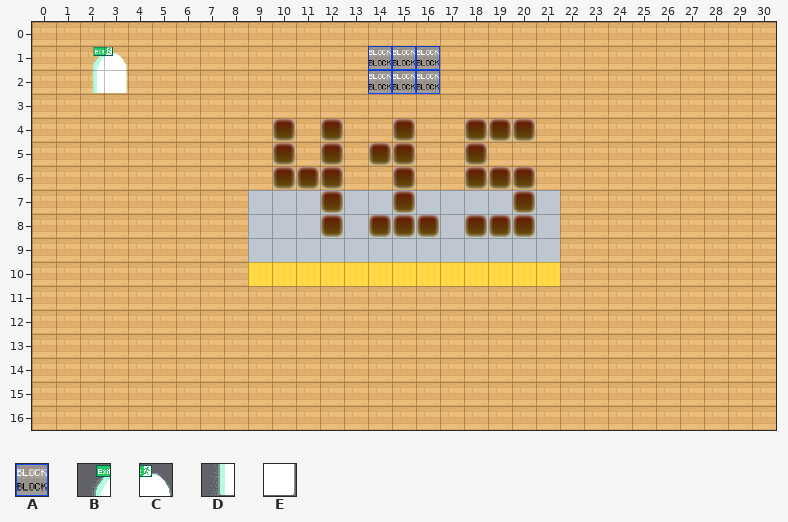
Level history. Tiled map (JSON): dist/map/415.json. Above, as it was before the edit.
Cells are 32x32 px. Shown: x 0..30, y 0..16.
Key: from "Special_Zones": A 0; from "worldExit": B 0, C 1, D 2, E 3.
_ is an empty cell.
Layers that did not change in this view are not listed.
Layer "block-north" before, first column x 10:
0 ____________
1 ____AAA_____
2 ____AAA_____
3 ____________
4 ____________
New version:
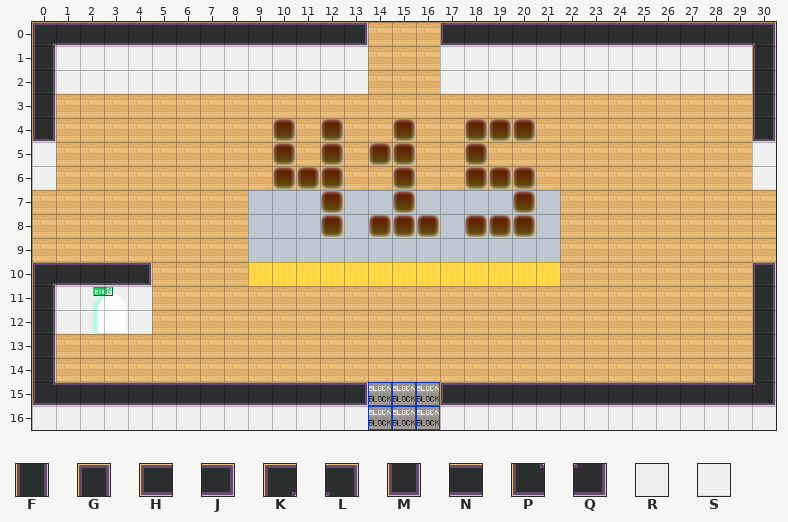
Further tiles: from "tileset5_export": F 44, G 45, H 46, J 47, K 48, L 49, M 55, N 56, P 58, Q 59, R 62, S 72.
Tiles of an added or newly shown layer are drawn over the layers below it.
See-through tiles are keyed as they look on the map.
Edits made:
{"where": "layer \"block-north\" (now hidden)"}
{"y":1,"x":14,"old":"AAA","new":"___"}
{"y":2,"x":14,"old":"AAA","new":"___"}
{"where": "layer \"block-south\" (now shown)"}
{"y":15,"x":14,"old":"___","new":"AAA"}
{"y":16,"x":14,"old":"___","new":"AAA"}
{"where": "layer \"walls\" (now shown)"}
{"y":0,"x":0,"old":"______________","new":"KNNNNNNNNNNNNJ"}
{"y":0,"x":17,"old":"______________","new":"HNNNNNNNNNNNNL"}
{"y":1,"x":0,"old":"______________","new":"FRRRRRRRRRRRRR"}
{"y":1,"x":17,"old":"______________","new":"RRRRRRRRRRRRRF"}
{"y":2,"x":0,"old":"______________","new":"FSSSSSSSSSSSSS"}
{"y":2,"x":17,"old":"______________","new":"SSSSSSSSSSSSSF"}
{"y":3,"x":0,"old":"_","new":"F"}
{"y":3,"x":30,"old":"_","new":"F"}
{"y":4,"x":0,"old":"_","new":"M"}
{"y":4,"x":30,"old":"_","new":"M"}
{"y":5,"x":0,"old":"_","new":"R"}
{"y":5,"x":30,"old":"_","new":"R"}
{"y":6,"x":0,"old":"_","new":"S"}
{"y":6,"x":30,"old":"_","new":"S"}
{"y":10,"x":30,"old":"_","new":"G"}
{"y":11,"x":0,"old":"_","new":"F"}
{"y":11,"x":30,"old":"_","new":"F"}
{"y":12,"x":0,"old":"_","new":"F"}
{"y":12,"x":30,"old":"_","new":"F"}
{"y":13,"x":0,"old":"_","new":"F"}
{"y":13,"x":30,"old":"_","new":"F"}
{"y":14,"x":0,"old":"_","new":"F"}
{"y":14,"x":30,"old":"_","new":"F"}
{"y":15,"x":0,"old":"______________","new":"PNNNNNNNNNNNNJ"}
{"y":15,"x":17,"old":"______________","new":"HNNNNNNNNNNNNQ"}
{"y":16,"x":0,"old":"______________","new":"RRRRRRRRRRRRRR"}
{"y":16,"x":17,"old":"______________","new":"RRRRRRRRRRRRRR"}
{"where": "layer \"walltest\" (added)"}
{"y":10,"x":0,"old":"_____","new":"KNNNJ"}
{"y":11,"x":1,"old":"____","new":"RRRR"}
{"y":12,"x":1,"old":"____","new":"SSSS"}
{"where": "layer \"LOBBYx\""}
{"y":1,"x":2,"old":"BC","new":"__"}
{"y":2,"x":2,"old":"DE","new":"__"}
{"y":11,"x":2,"old":"__","new":"BC"}
{"y":12,"x":2,"old":"__","new":"DE"}
{"label":"changed","picture_box":[32,22,776,190]}
{"label":"added","picture_box":[32,262,776,430]}
